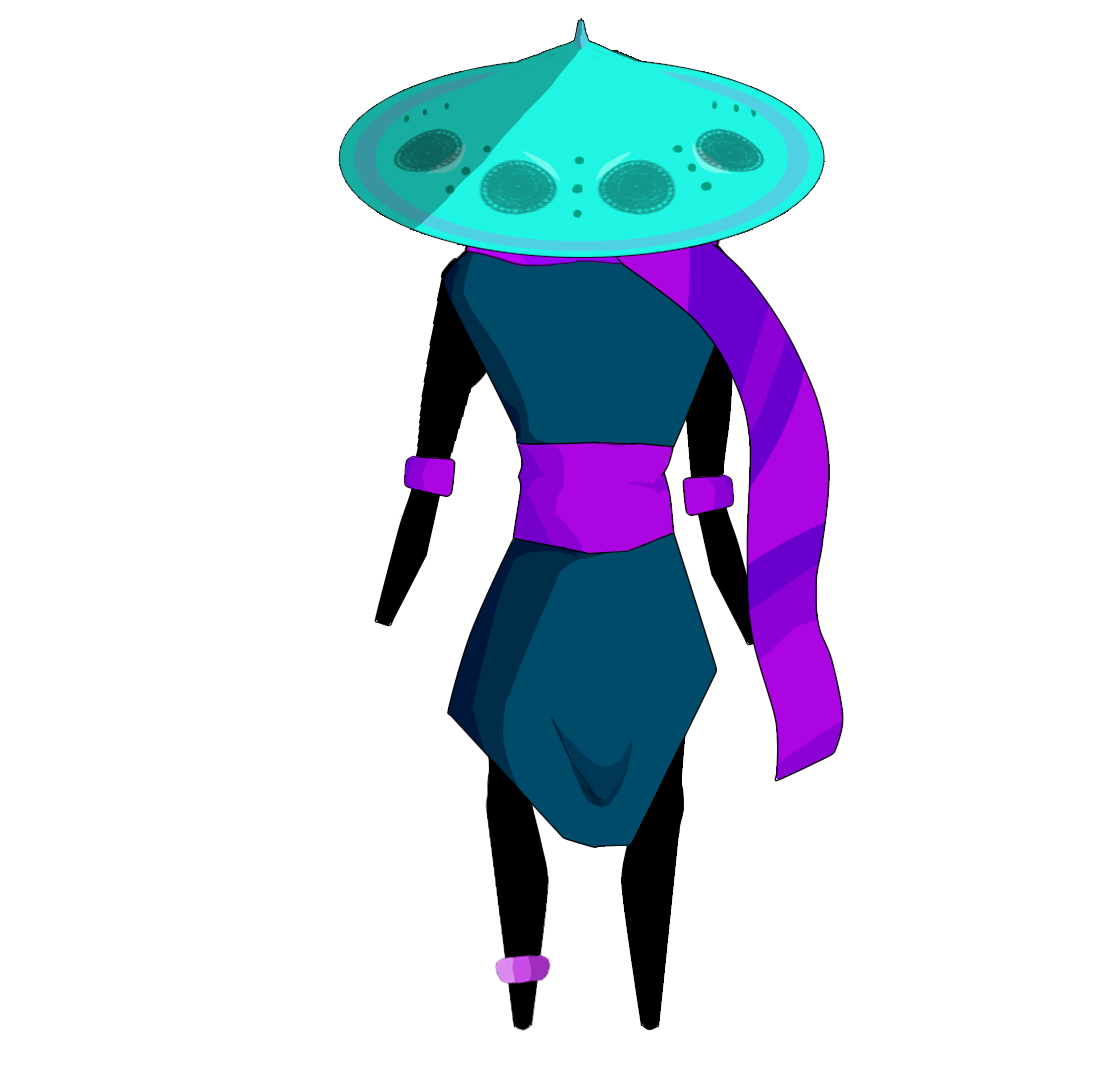
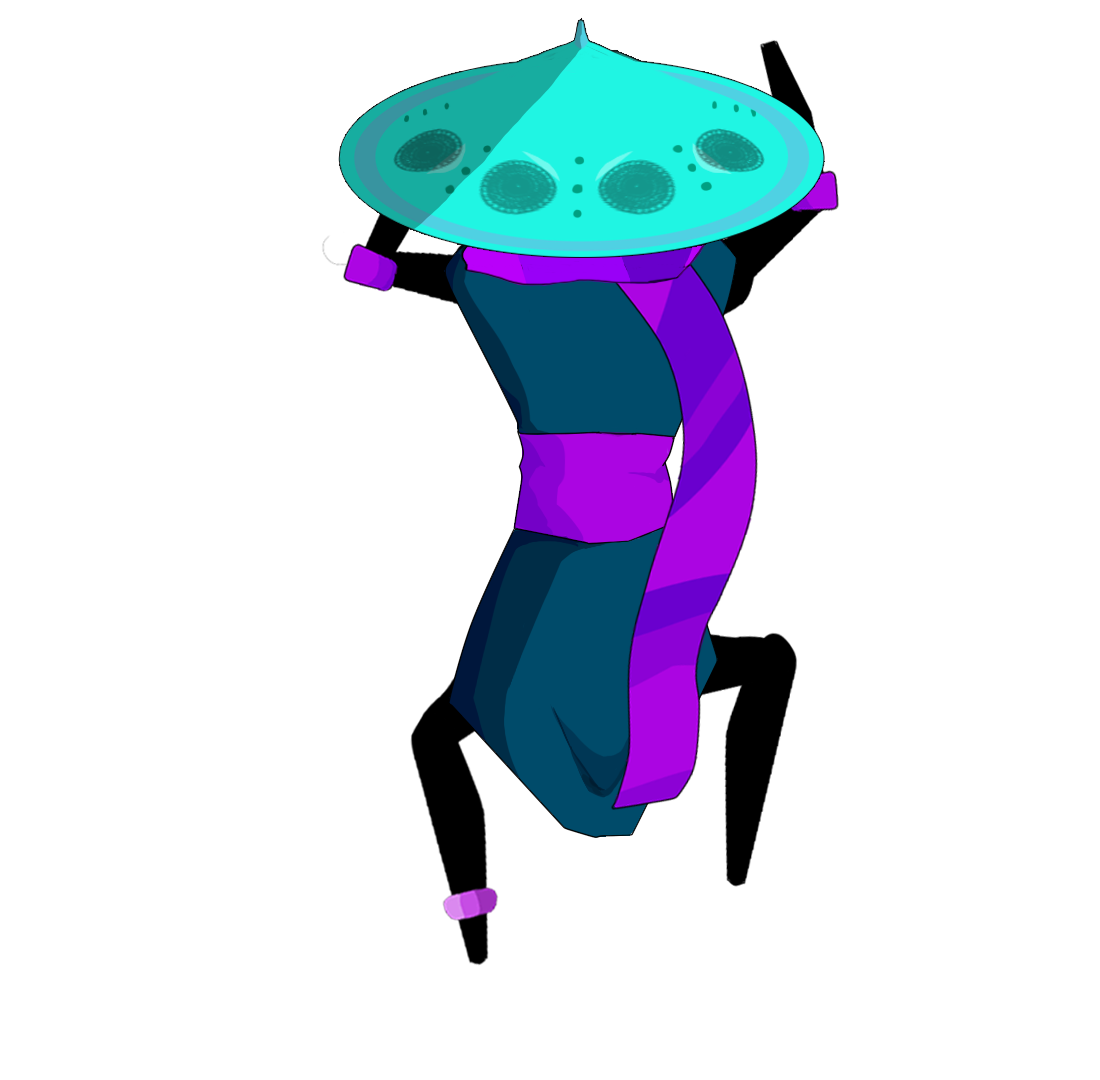
Comparing the layer stacks of the two 1100×1080 images. Changes:
moved "cabesa copia" above "parte voladora", painted on it over [460, 238, 721, 287]
painted on "parte voladora" over [599, 235, 844, 811]
painted on "body copia" over [443, 233, 738, 848]
painted on "Capa28" over [342, 213, 456, 627]
painted on "Capa27" over [322, 231, 589, 523]
moved "brazo izq" above "pierna izq" over [629, 39, 840, 646]
painted on "Capa26" over [682, 39, 840, 646]
painted on "Capa25" over [629, 181, 829, 505]
painted on "Capa 1" over [410, 711, 551, 1031]
painted on "Capa32" over [410, 627, 562, 830]
painted on "Capa31" over [608, 622, 794, 843]
painted on "Capa29" over [621, 632, 798, 1031]
